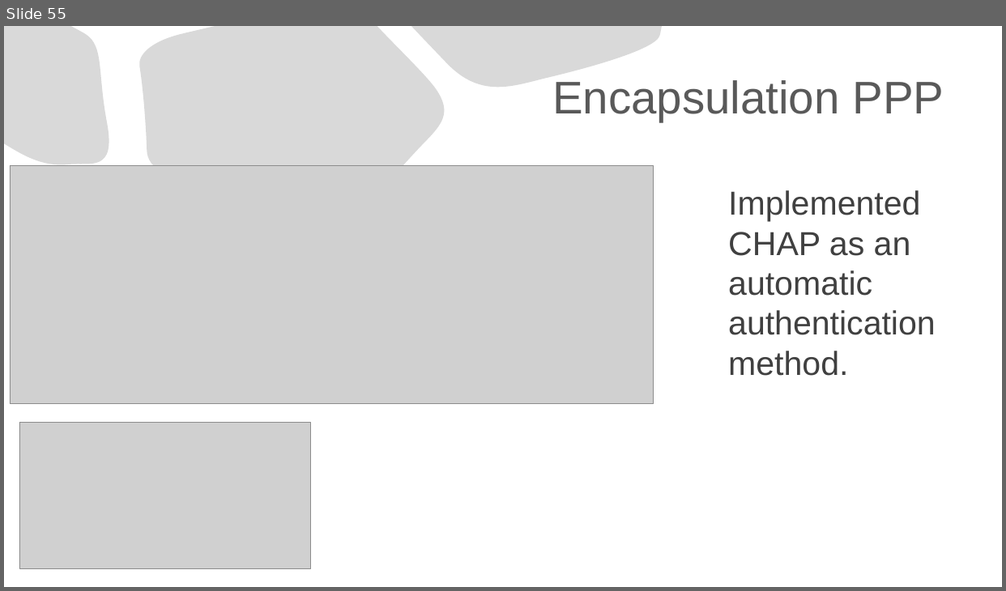
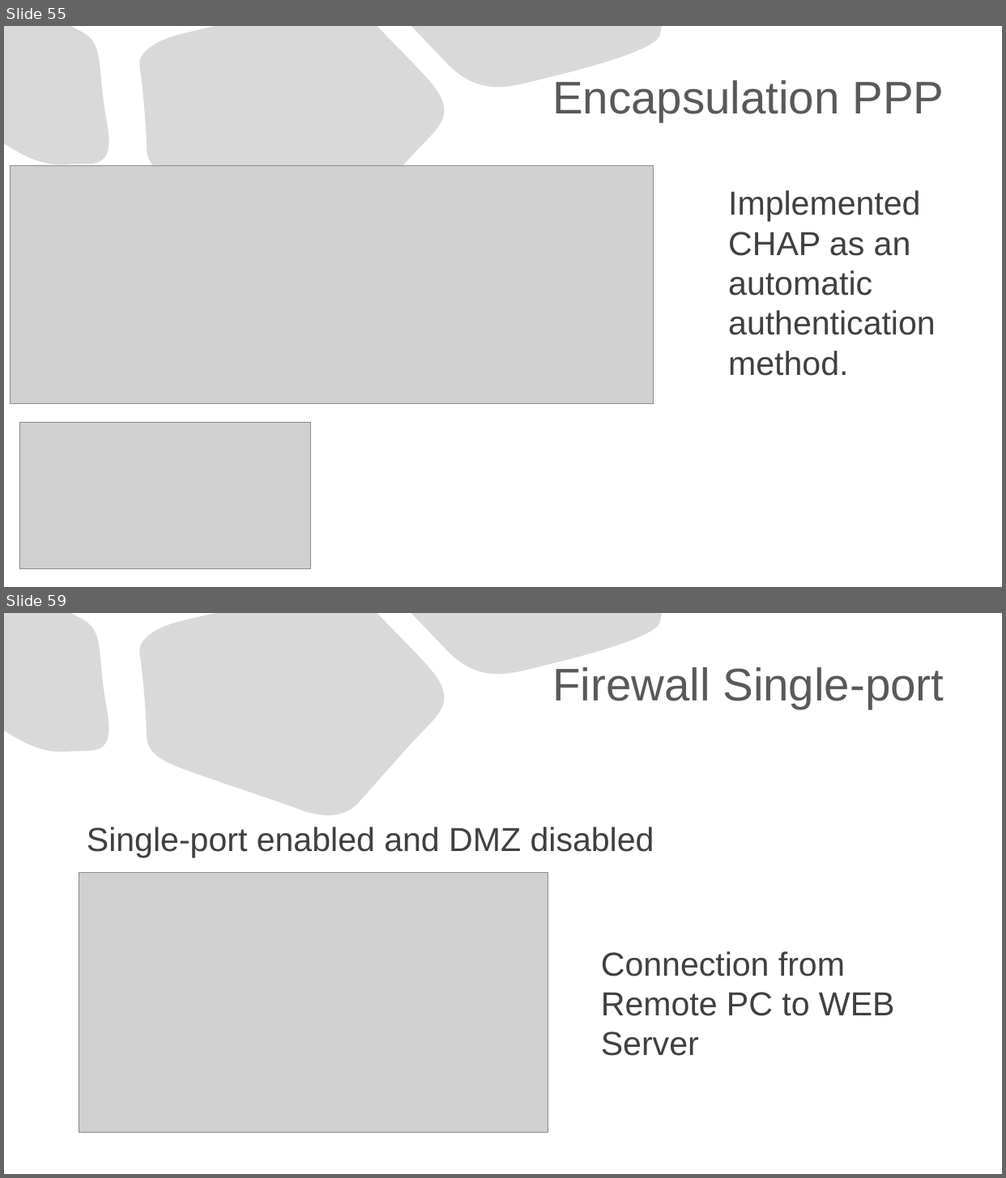
Before and after one commit to Advanced-Diploma-of-IT-Tel-Network-Eng/Assessments, a slide deck: TERM1-BLOCK1/2-ICTNWK541-Configure_Verify_Troubleshoot_WAN_links-IP_services/Assessmet_Task2/Task2/ICTNWK541 Assessment task.pptx. Shown one above the other, each under a label of ours: slide 55 before the commit, slides 55 and 59 after it; the slides between them are not shown. The pictures are 1006x591 and 1006x1178 pixels, drawn with LibreOffice and Linux fonts; fonts in the diff are those of the drawing; grey boxes stand for pictures. Boxes give left, top, right and bottom in pixels: in the first picture for what was removed or moved away, otherwise in the second. Text is boxed around its words. In the diff, an @@ line names an element or a change of style, - is before the commit and + after.

```diff
--- a/TERM1-BLOCK1/2-ICTNWK541-Configure_Verify_Troubleshoot_WAN_links-IP_services/Assessmet_Task2/Task2/ICTNWK541 Assessment task.pptx
+++ b/TERM1-BLOCK1/2-ICTNWK541-Configure_Verify_Troubleshoot_WAN_links-IP_services/Assessmet_Task2/Task2/ICTNWK541 Assessment task.pptx
@@ slide 59 added at bbox=[4, 613, 1002, 1174], background #FFFFFF; not listed: 3 template elements that a slide beside it also shows @@
@@ title added at bbox=[552, 667, 944, 709], 44 pt, text #595959 @@
+Firewall Single-port
@@ text added at bbox=[87, 827, 654, 858], 32 pt, text #404040 @@
+Single-port enabled and DMZ disabled
@@ picture added at bbox=[79, 873, 548, 1132] @@
@@ text added at bbox=[601, 952, 895, 1056], 32 pt, text #404040 @@
+Connection from Remote PC to WEB Server
```
Also in this commit, not shown: 10 other slides added.
